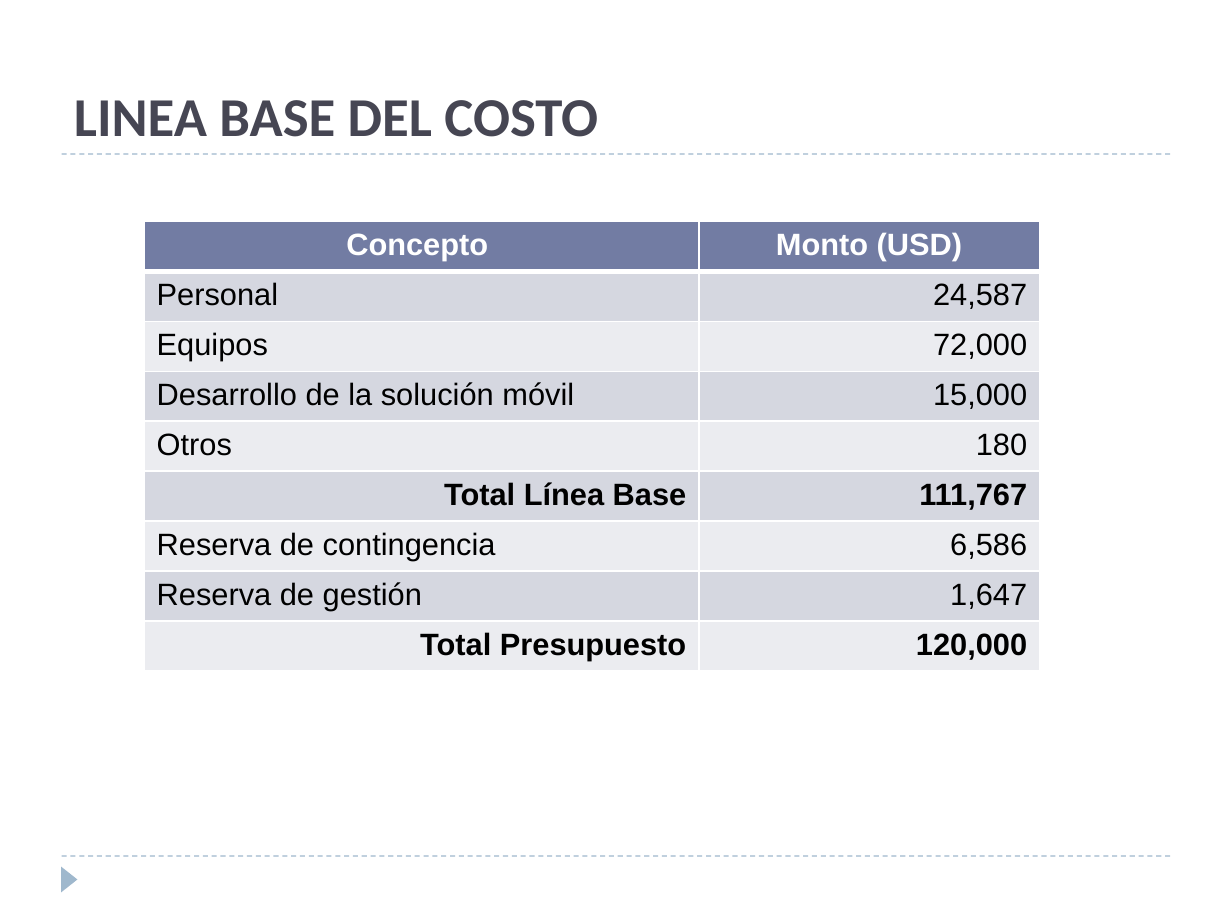
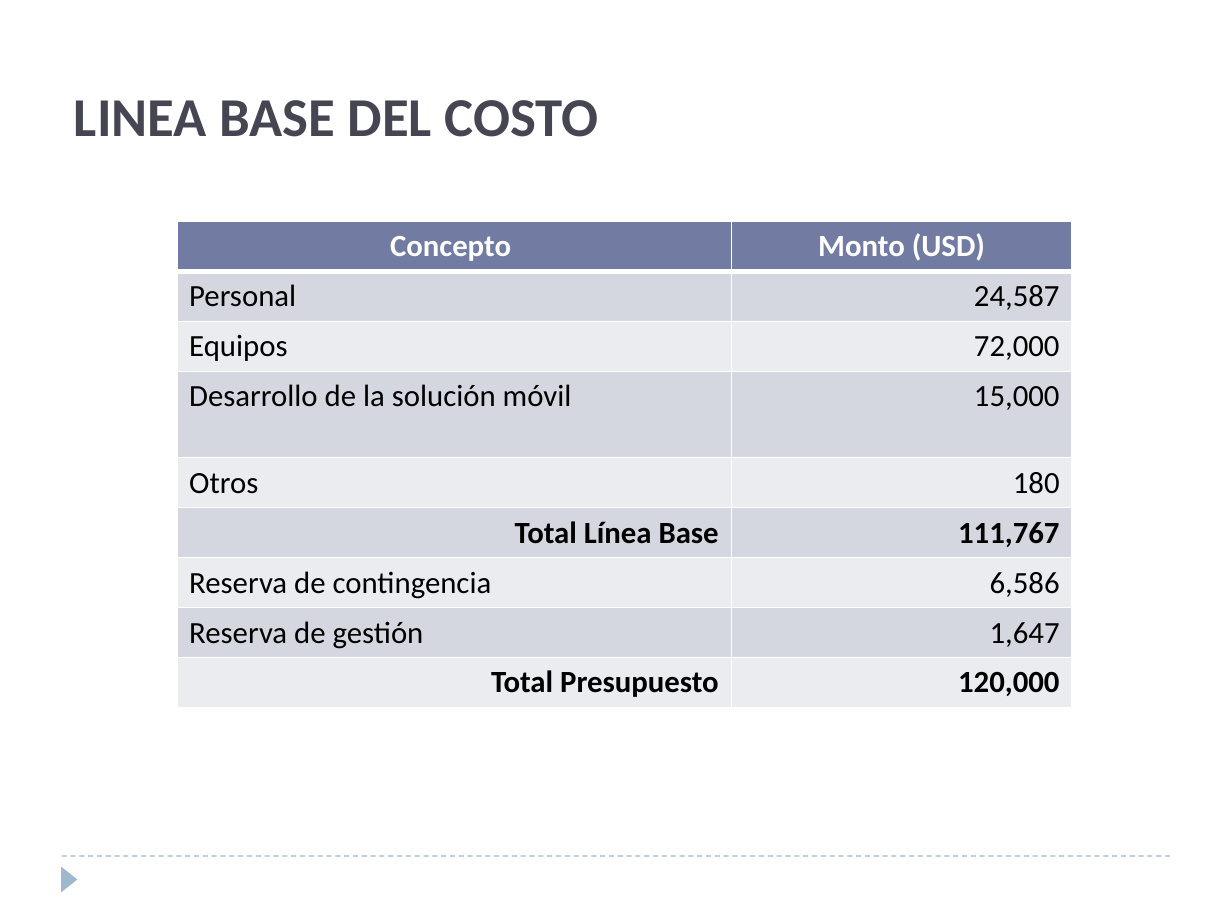
Before and after one commit to ebenites/gpy031, a slide deck: slide 13 of Sesion 10/presentacion.pptx (slide 8 before the commit). Drawn at 1232x924 pixels with LibreOffice and Linux fonts; fonts in the diff are those of the drawing. Boxes give left, top, right and bottom in pixels: in the first picture for what was removed or moved away, otherwise in the second. Text is boxed around its words. In the diff, an @@ line names an element or a change of style, - is before the commit and + after.

```diff
--- a/Sesion 10/presentacion.pptx
+++ b/Sesion 10/presentacion.pptx
@@ line removed from (62, 154) to (1170, 154) @@
@@ table at (x1=177, y1=222, x2=1073, y2=707) @@
@@ font Arial to Calibri @@
@@ borders changed @@
@@ table resized from (x1=144, y1=222, x2=1040, y2=671) to (x1=177, y1=222, x2=1073, y2=707) @@
```
Also in this commit, not shown: 8 other slides changed, 13 slides added.
